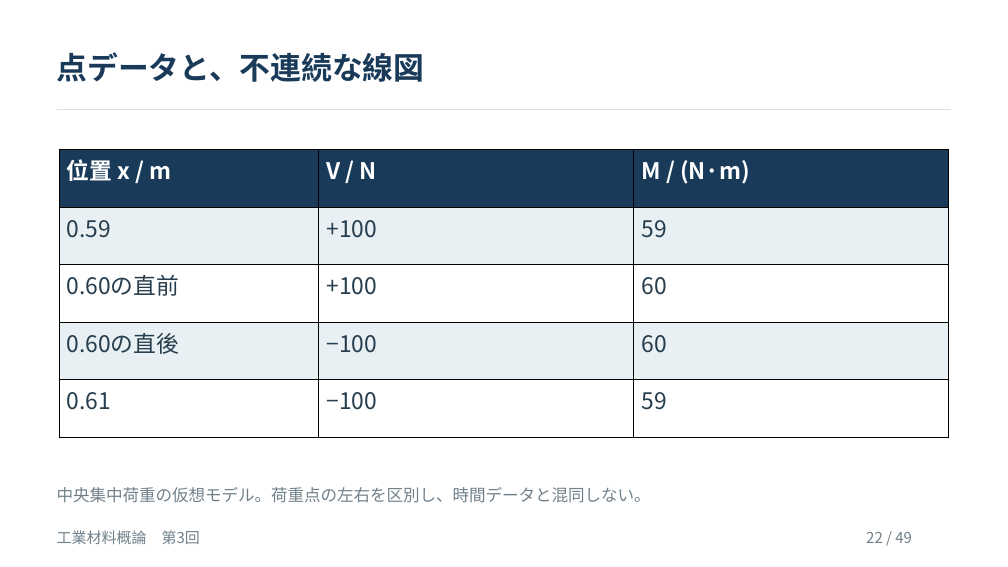
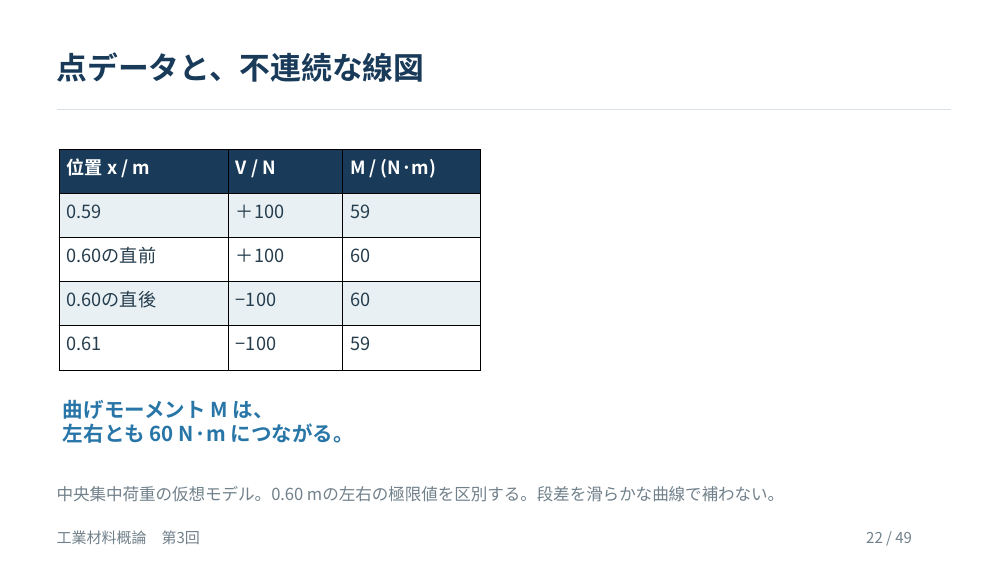
Before and after one commit to zooc-14calbp/industrial-materials-course, a slide deck: slide 22 of 学生用/第03回/03_授業スライド.pptx. Drawn at 1008x567 pixels with LibreOffice and Linux fonts; fonts in the diff are those of the drawing. Boxes give left, top, right and bottom in pixels: in the first picture for what was removed or moved away, otherwise in the second. Text is boxed around its words. In the diff, an @@ line names an element or a change of style, - is before the commit and + after.

```diff
--- a/学生用/第03回/03_授業スライド.pptx
+++ b/学生用/第03回/03_授業スライド.pptx
@@ table at [59, 150, 480, 371] @@
-row 2, column 2: +100
+row 2, column 2: ＋100
-row 3, column 2: +100
+row 3, column 2: ＋100
@@ size 21.8 to 17.2 pt in "位置 x / m", "V / N", "M / (N·m)", "0.59" and 9 more places @@
@@ table: place and size @@
-table at [59, 150, 950, 437]
+table at [59, 150, 480, 371]
@@ text added at [63, 399, 354, 443], 19.5 pt, text #2876A8, bold @@
+曲げモーメント M は、
+左右とも 60 N·m につながる。
@@ text at [57, 486, 784, 502]: text changed @@
-中央集中荷重の仮想モデル。荷重点の左右を区別し、時間データと混同しない。
+中央集中荷重の仮想モデル。0.60 mの左右の極限値を区別する。段差を滑らかな曲線で補わない。
```
Also in this commit, not shown: 11 other slides changed, 8 other files.
